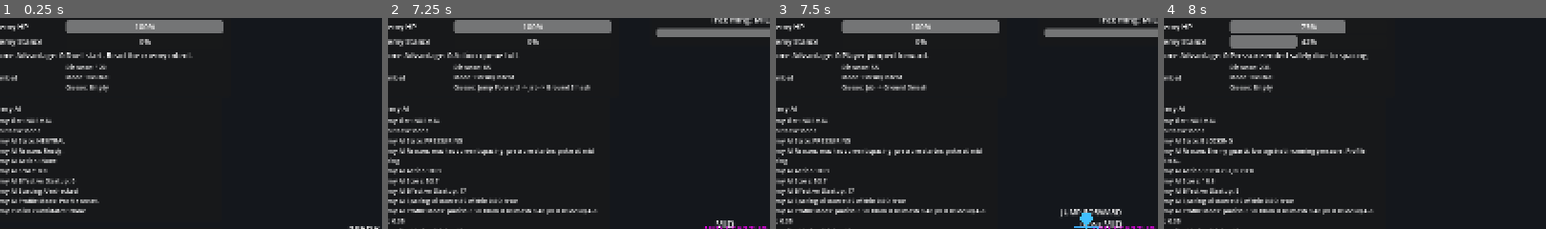
Above: before the commit, frames 1-4 (left to right).
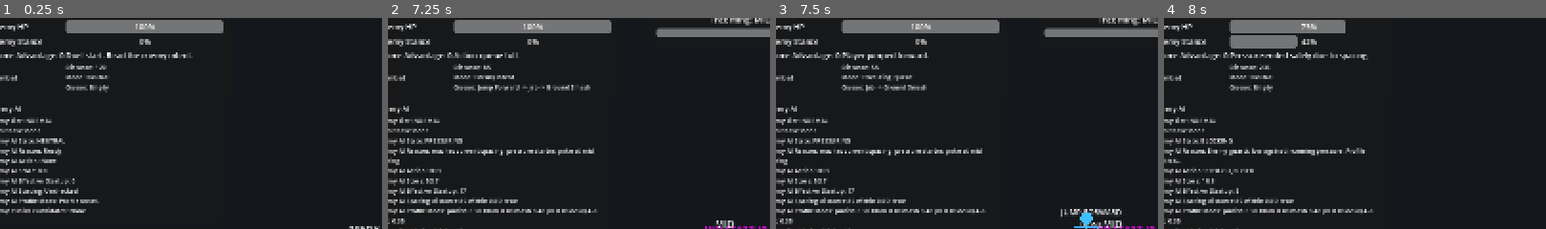
Above: after the commit, the same moments.

Repository: Asurazpr/deckfighter-prototype
Game: Godot game, scene res://scenes/Arena.tscn
Same seed, same stepped clock (60 frames per second), same inputs: the game is played once before the commit and once after it.
Inputs (mouse positions are % of the whole screen's width and height, from its top left):
- Up to frame 1 (0.25 s): no input
- Up to frame 2 (7.25 s): tap Enter (ui_accept) at 0.5, 5.75, 6.5 s; move the mouse to (72, 44) at 0.52 s; hold D (move_right) 0.53-1.25 s; tap J (block) at 0.6, 5.85, 6.8 s; tap Space (jump) at 0.77, 6.02 s; click "Air Follow DMG 8 | ST 8 Start…" at 1.25 s; click "Air Follow DMG 8 | ST 8 Start…" at 2 s; click "Jab DMG 6 | ST 8 Start 5f Hit…" at 2.75 s; click "Ground Smash DMG 26 | ST 34 S…" at 3.5 s; click "Jab DMG 6 | ST 8 Start 5f Hit…" at 4.25 s; click "Jab DMG 6 | ST 8 Start 5f Hit…" at 5 s; move the mouse to (30, 54) at 5.77 s; hold D (move_right) 5.78-6.53 s; move the mouse to (60, 27) at 6.52 s; hold A (move_left) from 6.53 s (still down); tap K (crouch_block) at 6.6 s
- Up to frame 3 (7.5 s): tap Enter (ui_accept) at 7.25 s; move the mouse to (45, 69) at 7.27 s; release A (move_left) at 7.28 s; hold D (move_right) from 7.28 s (still down); tap E at 7.35 s
- Up to frame 4 (8 s): keep holding D (move_right); tap Space (jump) at 7.52 s; tap J (block) at 7.55 s
The pictures show only the part of the screen within x 4-54%, y 5-55%; the shares and areas given below are measured in that part.

Frames 1-2 are identical in both runs. In frame 3, 0.2% of the frame differs, in the area x 23-36%, y 26-30%; in frame 4, nothing differs.

Commit message:
Clean up enemy config and combat state structure

Diff:
--- a/scripts/combat/combat_manager.gd
+++ b/scripts/combat/combat_manager.gd
@@ -3,6 +3,8 @@
 
 signal frame_advantage_changed(value: int)
 signal log_message(message: String)
+
+enum CombatFlowState { NEUTRAL, PLANNING, EXECUTING_QUEUE, PLAYER_PRESSURE, ENEMY_INTENT, DEFENSE_REACTION, STANCE_BREAK, PUNISH, GAME_OVER }
 
 const ATTACK_RECOVERY := 0.35
 const PLAYER_CHOICE_TIME_SCALE := 0.2
@@ -42,6 +44,7 @@
 var combat_over := false
 var punish_in_progress := false
 var enemy_intent_scheduled := false
+var combat_state := CombatFlowState.NEUTRAL
 var current_enemy_intent := ""
 var enemy_base_startup_frame := 0
 var enemy_effective_startup_frame := 0
@@ -1249,17 +1252,51 @@
 	return _card_has_tag(card, "interrupt") or _card_has_tag(card, "starter")
 
 func _current_mode() -> String:
+	_refresh_combat_state()
+	return _combat_state_name(combat_state)
+
+func _refresh_combat_state() -> void:
+	# TODO: Promote this derived enum into the authoritative combat state machine
+	# once the remaining legacy mode flags have been untangled.
 	if combat_over:
-		return "Game Over"
+		combat_state = CombatFlowState.GAME_OVER
+		return
 	if punish_in_progress:
-		return "Punish"
+		combat_state = CombatFlowState.PUNISH
+		return
 	if _is_enemy_broken():
-		return "Stance Break"
+		combat_state = CombatFlowState.STANCE_BREAK
+		return
 	if waiting_for_defense:
-		return "Enemy Intent"
+		combat_state = CombatFlowState.EXECUTING_QUEUE if queue_resolver != null and queue_resolver.resolving else CombatFlowState.ENEMY_INTENT
+		return
 	if frame_advantage > 0:
-		return "Player Pressure"
-	return "Neutral"
+		combat_state = CombatFlowState.EXECUTING_QUEUE if queue_resolver != null and queue_resolver.resolving else CombatFlowState.PLAYER_PRESSURE
+		return
+	combat_state = CombatFlowState.NEUTRAL
+
+func _combat_state_name(state_id: int) -> String:
+	match state_id:
+		CombatFlowState.NEUTRAL:
+			return "Neutral"
+		CombatFlowState.PLANNING:
+			return "Planning"
+		CombatFlowState.EXECUTING_QUEUE:
+			return "Executing Queue"
+		CombatFlowState.PLAYER_PRESSURE:
+			return "Player Pressure"
+		CombatFlowState.ENEMY_INTENT:
+			return "Enemy Intent"
+		CombatFlowState.DEFENSE_REACTION:
+			return "Defense Reaction"
+		CombatFlowState.STANCE_BREAK:
+			return "Stance Break"
+		CombatFlowState.PUNISH:
+			return "Punish"
+		CombatFlowState.GAME_OVER:
+			return "Game Over"
+		_:
+			return "Unknown"
 
 func get_queue_text() -> String:
 	return queue_resolver.queue_text()
--- a/scripts/enemy.gd
+++ b/scripts/enemy.gd
@@ -9,24 +9,20 @@
 signal break_ended
 
 const CombatAnimationDriver := preload("res://scripts/animation/combat_animation_driver.gd")
+const EnemyMoveData := preload("res://scripts/enemy/enemy_move_data.gd")
+const EnemyStanceConfig := preload("res://scripts/enemy/enemy_stance_config.gd")
 
 enum State { IDLE, TELEGRAPH, ATTACK, BREAK }
 enum StanceState { NORMAL, BROKEN_HITSTUN, BROKEN_BLOCKSTUN, RECOVERING_PROTECTED }
 enum DecisionState { NEUTRAL, BLOCKING, PUNISHING, PRESSURING, MASHING, RECOVERING, STUNNED, STANCE_BROKEN, DEFENSIVE_REACTION }
 
-const STANCE_BREAK_HITSTUN_FRAMES := 45
-const STANCE_BREAK_BLOCK_RECOVERY_FRAMES := 30
-const STANCE_PROTECTION_RECOVERY_FRAMES := 30
-
-const ATTACKS := {
-	"HIGH": {"id": "HIGH", "name": "High Check", "damage": 14, "stance_damage": 0, "startup": 6, "startup_frame": 6, "active": 3, "recovery": 14, "range_min": 0.0, "range_max": 80.0, "range": 80.0, "counter_damage": 18, "hit_level": "HIGH", "on_hit_adv": 1, "on_block_adv": -2, "hitbox_width": 85.0, "hitbox_height": 45.0, "hitbox_offset_y": -65.0, "tags": ["fast", "anti_air"], "ai_use_case": ["fast_punish", "anti_air", "mash"]},
-	"MID": {"id": "MID", "name": "Mid Strike", "damage": 12, "stance_damage": 0, "startup": 9, "startup_frame": 9, "active": 3, "recovery": 16, "range_min": 0.0, "range_max": 90.0, "range": 90.0, "counter_damage": 16, "hit_level": "MID", "on_hit_adv": 1, "on_block_adv": -1, "hitbox_width": 95.0, "hitbox_height": 55.0, "hitbox_offset_y": -40.0, "tags": ["poke"], "ai_use_case": ["poke", "pressure_starter", "fast_punish"]},
-	"LOW": {"id": "LOW", "name": "Low Check", "damage": 10, "stance_damage": 0, "startup": 10, "startup_frame": 10, "active": 3, "recovery": 17, "range_min": 0.0, "range_max": 75.0, "range": 75.0, "counter_damage": 14, "hit_level": "LOW", "on_hit_adv": 1, "on_block_adv": -3, "hitbox_width": 85.0, "hitbox_height": 35.0, "hitbox_offset_y": -15.0, "tags": ["low"], "ai_use_case": ["low_check", "pressure_starter"]},
-	"OVERHEAD": {"id": "OVERHEAD", "name": "Overhead Starter", "damage": 16, "stance_damage": 0, "startup": 15, "startup_frame": 15, "active": 4, "recovery": 22, "range_min": 0.0, "range_max": 85.0, "range": 85.0, "counter_damage": 22, "hit_level": "OVERHEAD", "on_hit_adv": 3, "on_block_adv": -6, "hitbox_width": 100.0, "hitbox_height": 75.0, "hitbox_offset_y": -70.0, "tags": ["slow", "starter"], "ai_use_case": ["overhead", "pressure_starter", "stance_breaker"]}
-}
+const STANCE_BREAK_HITSTUN_FRAMES := EnemyStanceConfig.BREAK_HITSTUN_FRAMES
+const STANCE_BREAK_BLOCK_RECOVERY_FRAMES := EnemyStanceConfig.BREAK_BLOCK_RECOVERY_FRAMES
+const STANCE_PROTECTION_RECOVERY_FRAMES := EnemyStanceConfig.PROTECTION_RECOVERY_FRAMES
+const ATTACKS := EnemyMoveData.ATTACKS
 
 @export var max_hp := 120
-@export var max_stance := 100
+@export var max_stance := EnemyStanceConfig.MAX_STANCE
 @export var hurtbox_width := 50.0
 @export var hurtbox_height := 90.0
 @export var punish_startup := 5
--- /dev/null
+++ b/scripts/enemy/enemy_move_data.gd
@@ -0,0 +1,15 @@
+class_name EnemyMoveData
+extends RefCounted
+
+# TODO: Convert this data-shaped config into resources or external data files so
+# normal, elite, boss, and modded enemies can override move pools safely.
+
+const ATTACKS := {
+	"HIGH": {"id": "HIGH", "name": "High Check", "damage": 14, "stance_damage": 0, "startup": 6, "startup_frame": 6, "active": 3, "recovery": 14, "range_min": 0.0, "range_max": 80.0, "range": 80.0, "counter_damage": 18, "hit_level": "HIGH", "on_hit_adv": 1, "on_block_adv": -2, "hitbox_width": 85.0, "hitbox_height": 45.0, "hitbox_offset_y": -65.0, "tags": ["fast", "anti_air"], "ai_use_case": ["fast_punish", "anti_air", "mash"]},
+	"MID": {"id": "MID", "name": "Mid Strike", "damage": 12, "stance_damage": 0, "startup": 9, "startup_frame": 9, "active": 3, "recovery": 16, "range_min": 0.0, "range_max": 90.0, "range": 90.0, "counter_damage": 16, "hit_level": "MID", "on_hit_adv": 1, "on_block_adv": -1, "hitbox_width": 95.0, "hitbox_height": 55.0, "hitbox_offset_y": -40.0, "tags": ["poke"], "ai_use_case": ["poke", "pressure_starter", "fast_punish"]},
+	"LOW": {"id": "LOW", "name": "Low Check", "damage": 10, "stance_damage": 0, "startup": 10, "startup_frame": 10, "active": 3, "recovery": 17, "range_min": 0.0, "range_max": 75.0, "range": 75.0, "counter_damage": 14, "hit_level": "LOW", "on_hit_adv": 1, "on_block_adv": -3, "hitbox_width": 85.0, "hitbox_height": 35.0, "hitbox_offset_y": -15.0, "tags": ["low"], "ai_use_case": ["low_check", "pressure_starter"]},
+	"OVERHEAD": {"id": "OVERHEAD", "name": "Overhead Starter", "damage": 16, "stance_damage": 0, "startup": 15, "startup_frame": 15, "active": 4, "recovery": 22, "range_min": 0.0, "range_max": 85.0, "range": 85.0, "counter_damage": 22, "hit_level": "OVERHEAD", "on_hit_adv": 3, "on_block_adv": -6, "hitbox_width": 100.0, "hitbox_height": 75.0, "hitbox_offset_y": -70.0, "tags": ["slow", "starter"], "ai_use_case": ["overhead", "pressure_starter", "stance_breaker"]}
+}
+
+static func default_moves() -> Dictionary:
+	return ATTACKS.duplicate(true)
--- /dev/null
+++ b/scripts/enemy/enemy_stance_config.gd
@@ -0,0 +1,10 @@
+class_name EnemyStanceConfig
+extends RefCounted
+
+# TODO: Move stance tuning into per-character kit data when enemies get
+# separate normal/elite/boss profiles, armor rules, and boss phase overrides.
+
+const MAX_STANCE := 100
+const BREAK_HITSTUN_FRAMES := 45
+const BREAK_BLOCK_RECOVERY_FRAMES := 30
+const PROTECTION_RECOVERY_FRAMES := 30
Not shown, added: scripts/enemy/enemy_move_data.gd.uid
Not shown, added: scripts/enemy/enemy_stance_config.gd.uid
Not shown, changed: README.md
Not shown, changed: docs/combat_architecture.md
